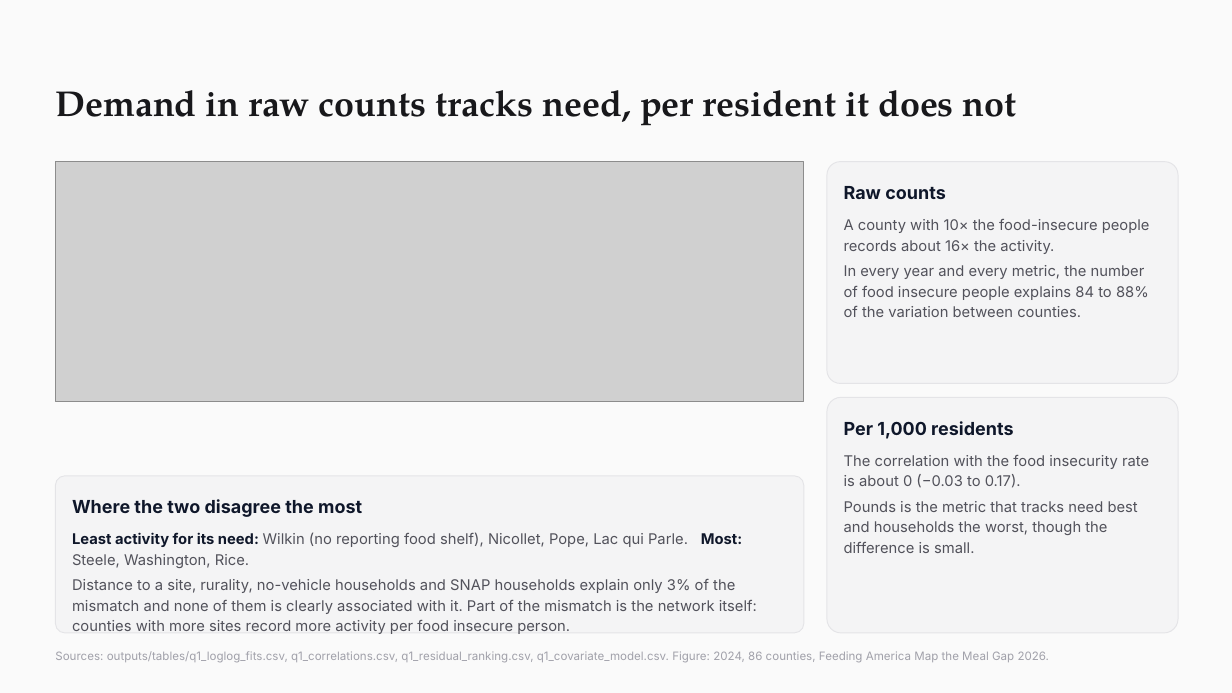
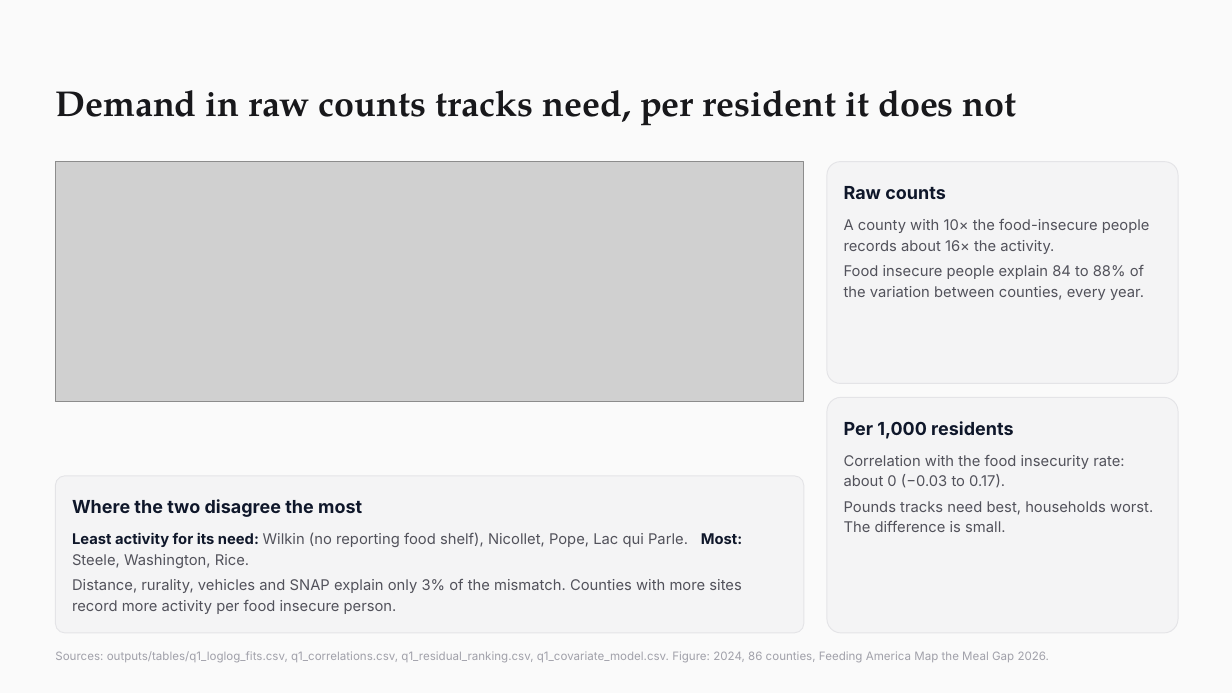
Before and after one commit to dhyan95/MinneMUDAC, a slide deck: slide 3 of docs/MinneMUDAC 2026_ Data Detectors.pptx. Drawn at 1232x693 pixels with LibreOffice and Linux fonts; fonts in the diff are those of the drawing; grey boxes stand for pictures. Boxes give left, top, right and bottom in pixels: in the first picture for what was removed or moved away, otherwise in the second. Text is boxed around its words. In the diff, an @@ line names an element or a change of style, - is before the commit and + after.

```diff
--- a/docs/MinneMUDAC 2026_ Data Detectors.pptx
+++ b/docs/MinneMUDAC 2026_ Data Detectors.pptx
@@ text at <box>844,265,1144,300</box>: text changed @@
-In every year and every metric, the number of food insecure people explains 84 to 88% of the variation between counties.
+Food insecure people explain 84 to 88% of the variation between counties, every year.
@@ text at <box>844,455,1153,532</box>: text changed @@
-The correlation with the food insecurity rate is about 0 (−0.03 to 0.17).
-Pounds is the metric that tracks need best and households the worst, though the difference is small.
+Correlation with the food insecurity rate: about 0 (−0.03 to 0.17).
+Pounds tracks need best, households worst. The difference is small.
@@ text at <box>72,579,741,614</box>: text changed @@
-Distance to a site, rurality, no-vehicle households and SNAP households explain only 3% of the mismatch and none of them is clearly associated with it. Part of the mismatch is the network itself: counties with more sites record more activity per food insecure person.
+Distance, rurality, vehicles and SNAP explain only 3% of the mismatch. Counties with more sites record more activity per food insecure person.
```
Also in this commit, not shown: 13 other slides changed, 2 slides removed, 6 other files.
